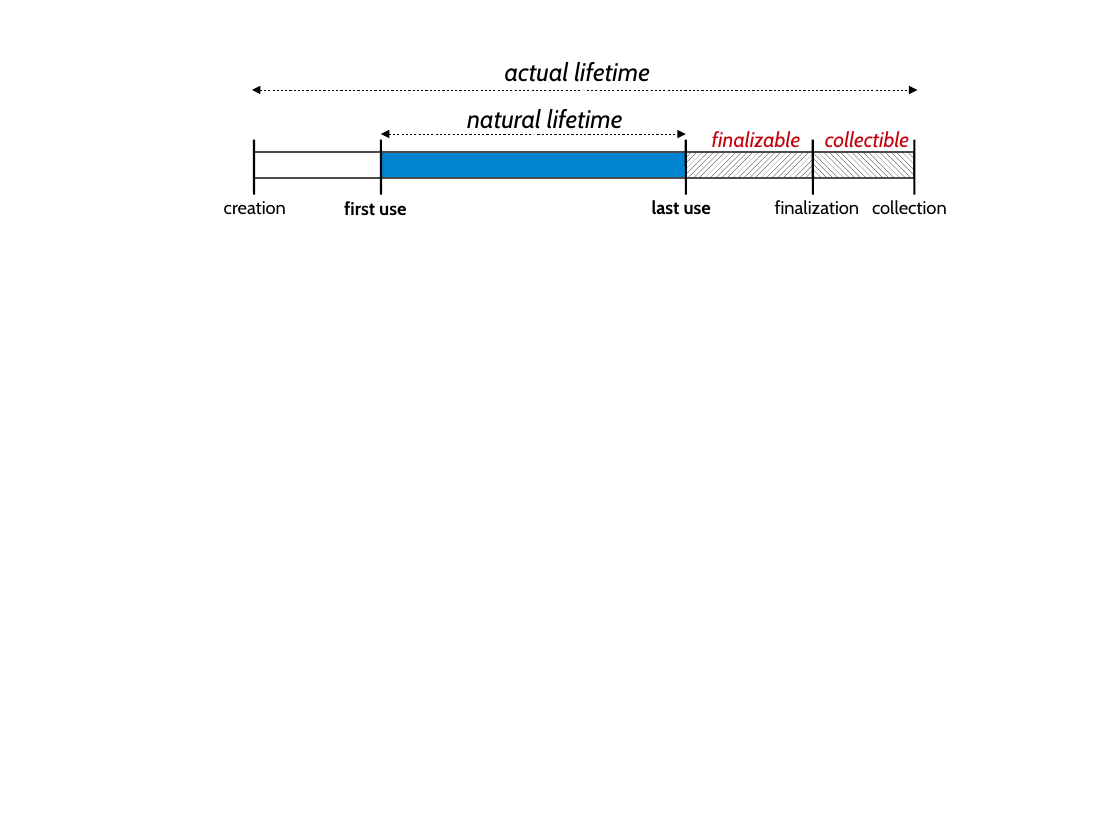
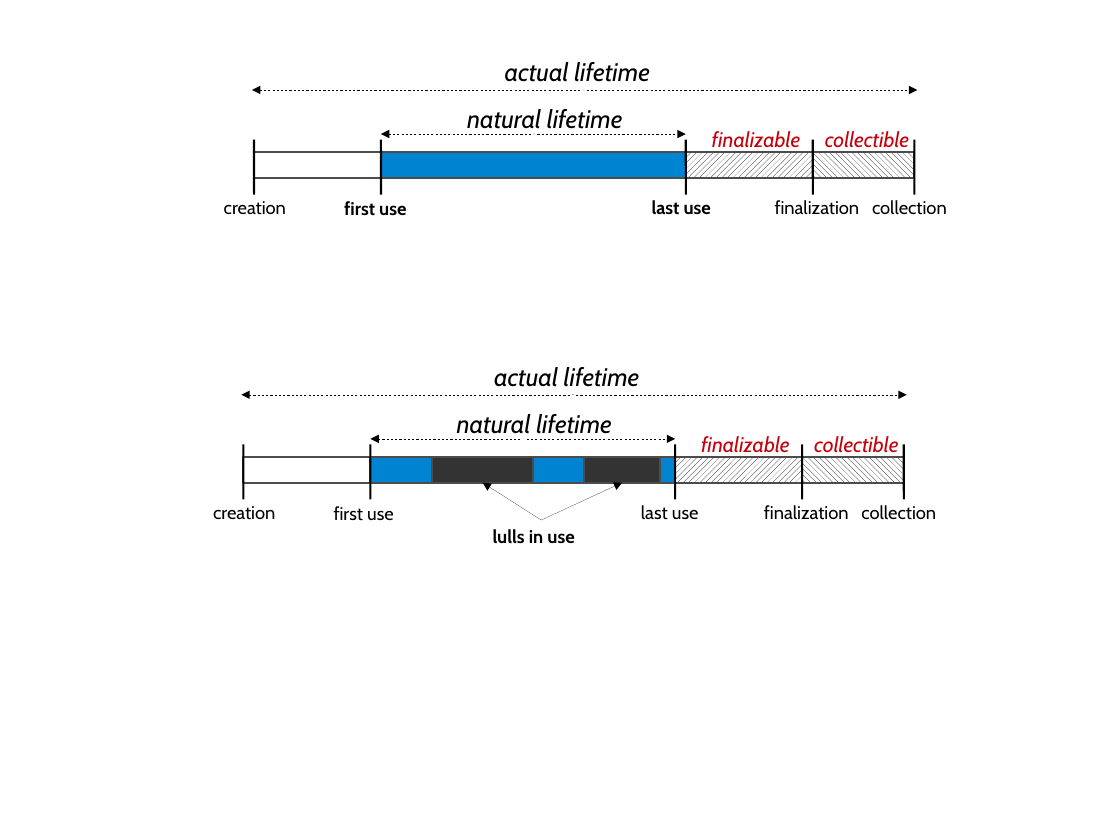
Before and after one commit to TheRuncibleTuner/bloatbook, a slide deck: slide 1 of Figures/object-lifecycle.odp. Drawn at 1120x840 pixels with LibreOffice and Linux fonts; fonts in the diff are those of the drawing. Boxes give left, top, right and bottom in pixels: in the first picture for what was removed or moved away, otherwise in the second. Text is boxed around its words. In the diff, an @@ line names an element or a change of style, - is before the commit and + after.

Commit message:
more work on lifetime

```diff
--- a/Figures/object-lifecycle.odp
+++ b/Figures/object-lifecycle.odp
@@ text added at (494, 367, 640, 387), 18 pt, text #000000, italic @@
+actual lifetime
@@ double arrow added from (242, 395) to (908, 395), #000000 0 pt @@
@@ text added at (457, 414, 612, 434), 18 pt, text #000000, italic @@
+natural lifetime
@@ line added from (244, 444) to (244, 499), #000000 1.45 pt @@
@@ line added from (371, 444) to (371, 499), #000000 1.45 pt @@
@@ double arrow added from (371, 439) to (676, 439), #000000 0 pt @@
@@ line added from (676, 444) to (676, 499), #000000 1.45 pt @@
@@ text added at (701, 436, 789, 458), 15 pt, text #C5000B, italic @@
+finalizable
@@ line added from (803, 444) to (803, 499), #000000 1.45 pt @@
@@ text added at (814, 436, 898, 458), 15 pt, text #C5000B, italic @@
+collectible
@@ line added from (905, 444) to (905, 499), #000000 1.45 pt @@
@@ rectangle added at (244, 457, 371, 483), outline #4C4C4C 1.45 pt @@
@@ rectangle added at (371, 457, 676, 483), fill #0084D1, outline #4C4C4C 1.45 pt @@
@@ rectangle added at (432, 457, 534, 483), fill #333333, outline #4C4C4C 1.45 pt @@
@@ rectangle added at (584, 457, 661, 483), fill #333333, outline #4C4C4C 1.45 pt @@
@@ rectangle added at (676, 457, 803, 483), fill pattern #000000 on #FFFFFF, outline #4C4C4C 1.45 pt @@
@@ rectangle added at (803, 457, 905, 483), fill pattern #000000 on #FFFFFF, outline #4C4C4C 1.45 pt @@
@@ text added at (213, 506, 275, 520), 13 pt, text #000000 @@
+creation
@@ text added at (334, 506, 394, 521), 13 pt, text #000000 @@
+first use
@@ arrow added from (542, 520) to (483, 483), #000000 0 pt @@
@@ arrow added from (542, 520) to (623, 483), #000000 0 pt @@
@@ text added at (641, 505, 699, 520), 13 pt, text #000000 @@
+last use
@@ text added at (764, 505, 849, 520), 13 pt, text #000000 @@
+finalization
@@ text added at (861, 505, 936, 520), 13 pt, text #000000 @@
+collection
@@ text added at (493, 529, 574, 544), 13 pt, text #000000, bold @@
+lulls in use
```
Also in this commit, not shown: 9 other files.
